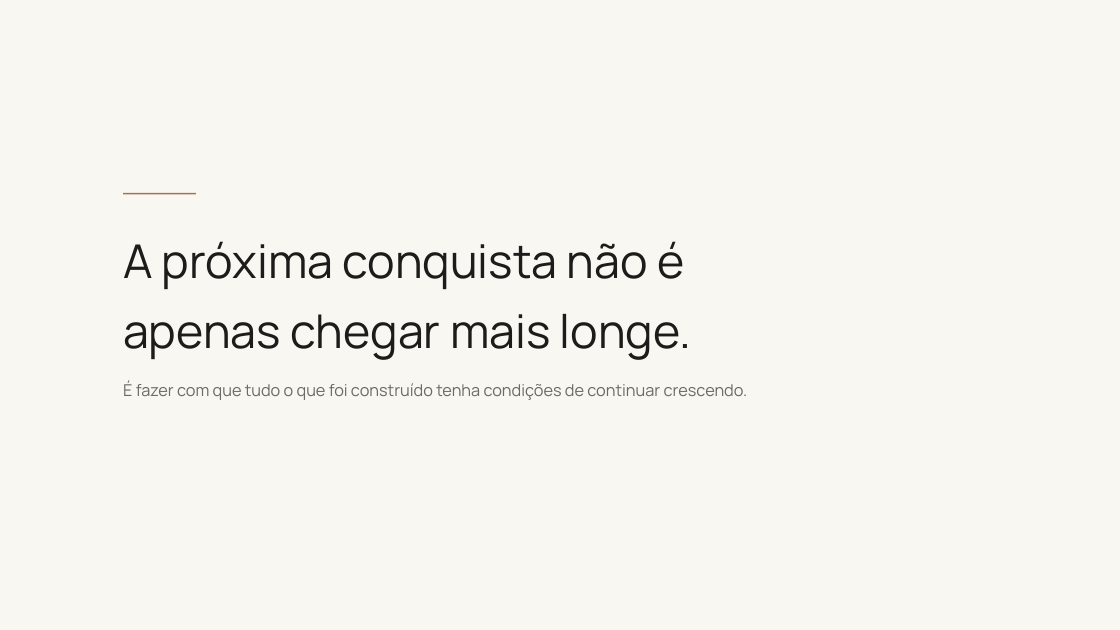
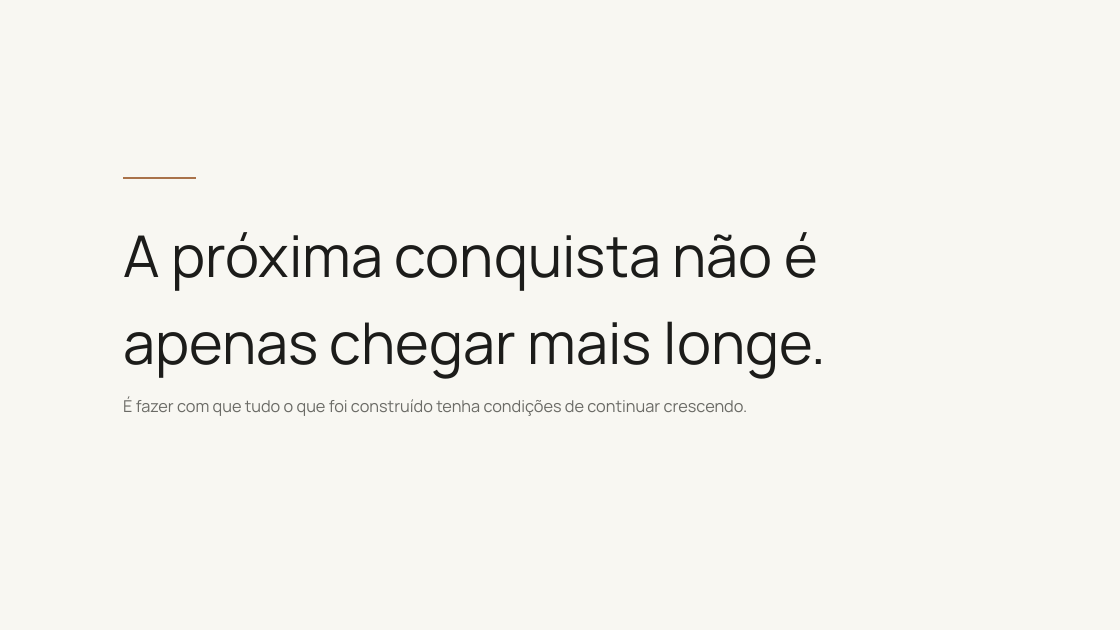
Before and after one commit to kellyalbertkabrand/Apresentacao_Revelacao_de_Essencia, a slide deck: slide 25 of clientes/flavia-muccelin/Duas-Trajetorias-Uma-Nova-Forca-Flavia-e-Elandi.pptx. Drawn at 1120x630 pixels with LibreOffice and Linux fonts; fonts in the diff are those of the drawing; background and template pictures are left out. Boxes give left, top, right and bottom in pixels: in the first picture for what was removed or moved away, otherwise in the second. Text is boxed around its words. In the diff, an @@ line names an element or a change of style, - is before the commit and + after.

```diff
--- a/clientes/flavia-muccelin/Duas-Trajetorias-Uma-Nova-Forca-Flavia-e-Elandi.pptx
+++ b/clientes/flavia-muccelin/Duas-Trajetorias-Uma-Nova-Forca-Flavia-e-Elandi.pptx
@@ rectangle: place and size @@
-rectangle at bbox=[123, 193, 196, 194]
+rectangle at bbox=[123, 178, 196, 179]
@@ text "A próxima conquista não é": place and size @@
-text "A próxima conquista não é" at bbox=[123, 241, 692, 360]
+text "A próxima conquista não é" at bbox=[123, 232, 827, 379]
@@ text "A próxima conquista não é" at bbox=[123, 232, 827, 379]: size 59.8 to 74 pt @@
@@ text "É fazer com que tudo ...": place and size @@
-text "É fazer com que tudo ..." at bbox=[123, 381, 748, 400]
+text "É fazer com que tudo ..." at bbox=[123, 397, 748, 416]
```
Also in this commit, not shown: 2 other slides changed, 22 other files.
